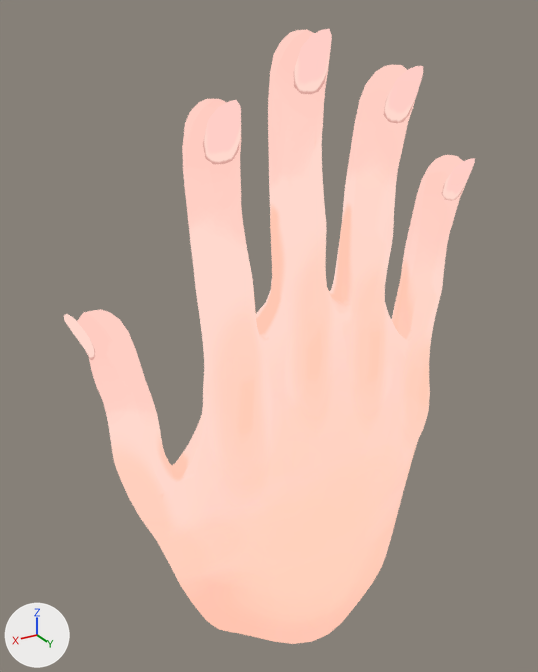
The Blender file UltimateRSP/Assets/Entitys/Models/hand/Blender/hand.blend, before and after one commit.
Before and after are seen from a camera (50 mm lens) standing at (14.1, 20.8, 22.5) and looking at (0.1, -2.4, 10.8). The lights are fixed; the arrows at lower left show +X, +Y and +Z.

The older version as bpy lines, for what is in view:
```python
mat_material = bpy.data.materials.new('Material')
mat_material.use_nodes = True; mat_material.node_tree.nodes.clear()
_N = mat_material.node_tree.nodes; _L = mat_material.node_tree.links
n0 = _N.new('ShaderNodeOutputMaterial'); n0.name = 'Material Output'
n1 = _N.new('ShaderNodeTexImage'); n1.name = '画像テクスチャ'
n1.image = img_hand_base_color
_L.new(n1.outputs[0], n0.inputs[0])  # 'Color' to 'Surface'
me_円柱 = bpy.data.meshes.new('円柱')
me_円柱.from_pydata(...)  # 2436 vertices, 2434 faces; spans x -3.88..10.17, y -0.85..2.74, z -8.99..3.15
me_円柱.polygons.foreach_set('use_smooth', [True] * 2434)
me_円柱.materials.append(mat_material)
ob_hand = bpy.data.objects.new('hand', me_円柱)
ob_hand.location = (3.45, -0.24, 15.81)
ob_hand.rotation_euler = (0.0, 0.0, 3.142)  # degrees (0, 0, 180)
ob_hand.scale = (1.0, 2.0, 2.0)
```
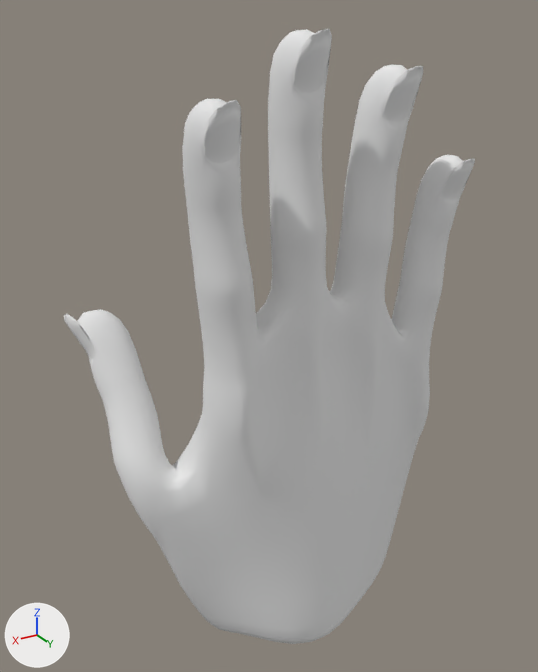
Boxes (x1, y1, x2, y2) around the edits, measured in the pictures (538 x 672 px):
'hand', surface changed (beige to grey)
    both: (64, 29, 475, 644)

The change, as a diff of the scene's bpy script:
```diff
--- a/UltimateRSP/Assets/Entitys/Models/hand/Blender/hand.blend.py
+++ b/UltimateRSP/Assets/Entitys/Models/hand/Blender/hand.blend.py
@@ mat_material @@
 _N = mat_material.node_tree.nodes; _L = mat_material.node_tree.links
-n0 = _N.new('ShaderNodeOutputMaterial'); n0.name = 'Material Output'
-n1 = _N.new('ShaderNodeTexImage'); n1.name = '画像テクスチャ'
-n1.image = img_hand_base_color
-_L.new(n1.outputs[0], n0.inputs[0])  # 'Color' to 'Surface'
+n2 = _N.new('ShaderNodeOutputMaterial'); n2.name = 'Material Output.002'
+n3 = _N.new('ShaderNodeBsdfDiffuse'); n3.name = 'Diffuse BSDF'
+_L.new(n3.outputs[0], n2.inputs[0])  # 'BSDF' to 'Surface'
```
